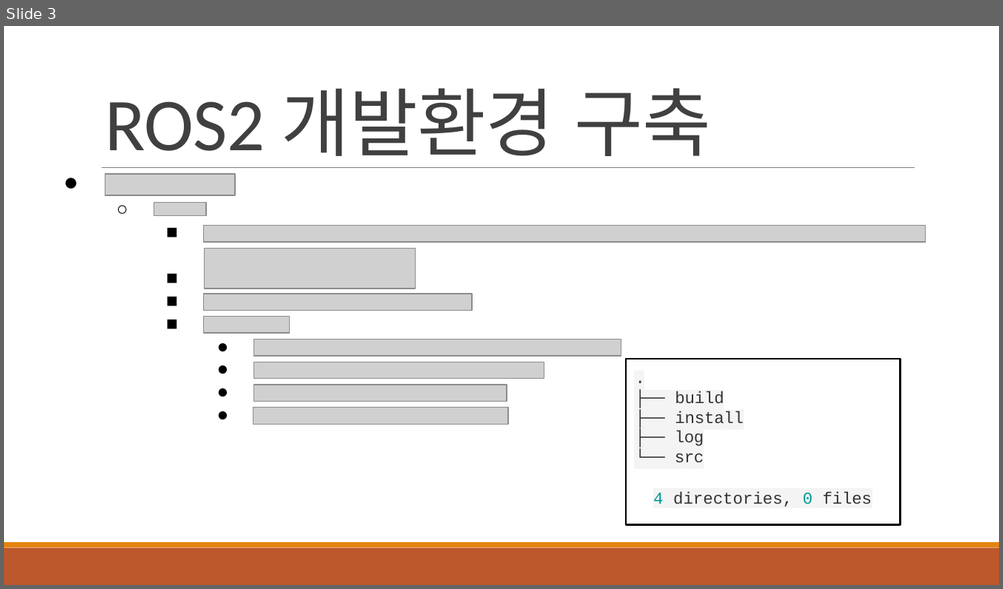
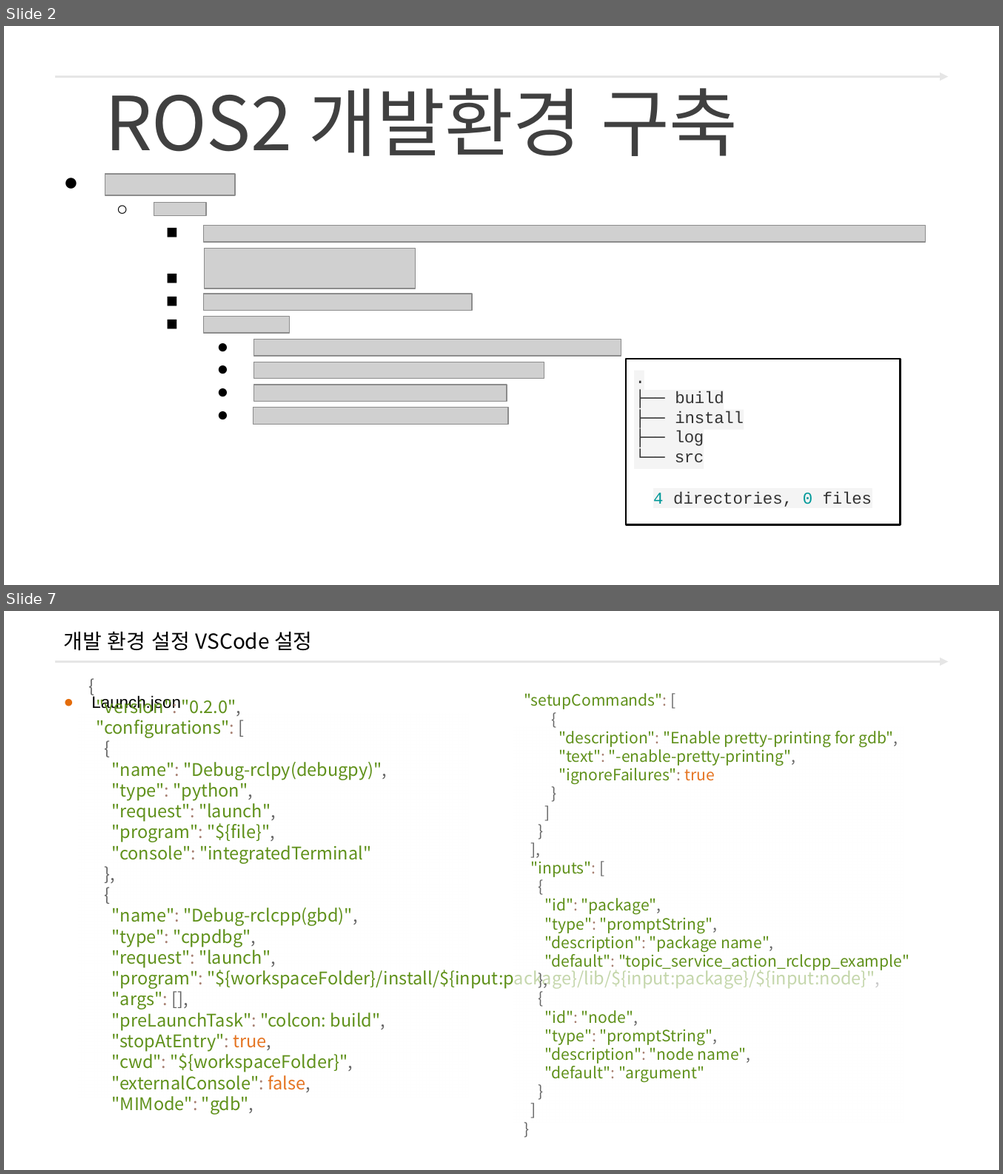
Before and after one commit to freshmea/ict_robot_dajung, a slide deck: pdf_ppt/3. ROS2/교안_ROS2 터틀봇_바인드소프트_2일차교욱.pptx. Shown one above the other, each under a label of ours: slide 3 before the commit, slides 2 and 7 after it; the slides between them are not shown. The pictures are 1003x589 and 1003x1174 pixels, drawn with LibreOffice and Linux fonts; fonts in the diff are those of the drawing; grey boxes stand for pictures; background and template pictures are left out. Boxes give left, top, right and bottom in pixels: in the first picture for what was removed or moved away, otherwise in the second. Text is boxed around its words. In the diff, an @@ line names an element or a change of style, - is before the commit and + after.

```diff
--- a/pdf_ppt/3. ROS2/교안_ROS2 터틀봇_바인드소프트_2일차교욱.pptx
+++ b/pdf_ppt/3. ROS2/교안_ROS2 터틀봇_바인드소프트_2일차교욱.pptx
@@ slide 7 added at box(4, 611, 999, 1170), background #FFFFFF; not listed: 1 template element that a slide beside it also shows @@
@@ title added at box(64, 631, 312, 651), 15 pt, text #000000 @@
+개발 환경 설정 VSCode 설정
@@ text added at box(91, 695, 181, 712), 12 pt, text #000000 @@
+● Launch.json
@@ text added at box(96, 695, 879, 1115), 12.6 pt, text #60911B @@
+{
+"version": "0.2.0",
+"configurations": [
+{
+"name": "Debug-rclpy(debugpy)",
+"type": "python",
+"request": "launch",
+"program": "${file}",
+"console": "integratedTerminal"
+},
+{
+"name": "Debug-rclcpp(gbd)",
+"type": "cppdbg",
+"request": "launch",
+"program": "${workspaceFolder}/install/${input:package}/lib/${input:package}/${input:node}",
+"args": [],
+"preLaunchTask": "colcon: build",
+"stopAtEntry": true,
+"cwd": "${workspaceFolder}",
+"externalConsole": false,
+"MIMode": "gdb",
@@ text added at box(531, 731, 909, 1083), 11.2 pt, text #60911B @@
+"setupCommands": [
+{
+"description": "Enable pretty-printing for gdb",
+"text": "-enable-pretty-printing",
+"ignoreFailures": true
+}
+]
+}
+],
+"inputs": [
+{
+"id": "package",
+"type": "promptString",
+"description": "package name",
+"default": "topic_service_action_rclcpp_example"
+},
+{
+"id": "node",
+"type": "promptString",
+"description": "node name",
+"default": "argument"
+}
+]
+}
@@ what was slide 3 is now slide 2 @@
@@ slide 2 changed as well @@
@@ arrow added from (55, 77) to (948, 77), #E6E6E6 1.5 pt @@
@@ text "ROS2 개발환경 구축" at box(105, 88, 738, 156): font Calibri to Noto Sans CJK KR @@
@@ line removed from (102, 168) to (914, 168) @@
@@ rectangle removed at box(4, 548, 999, 585) @@
@@ rectangle removed at box(4, 543, 999, 548) @@
```
Also in this commit, not shown: 7 other slides changed, 5 other slides added, 3 slides removed, 19 other files.
